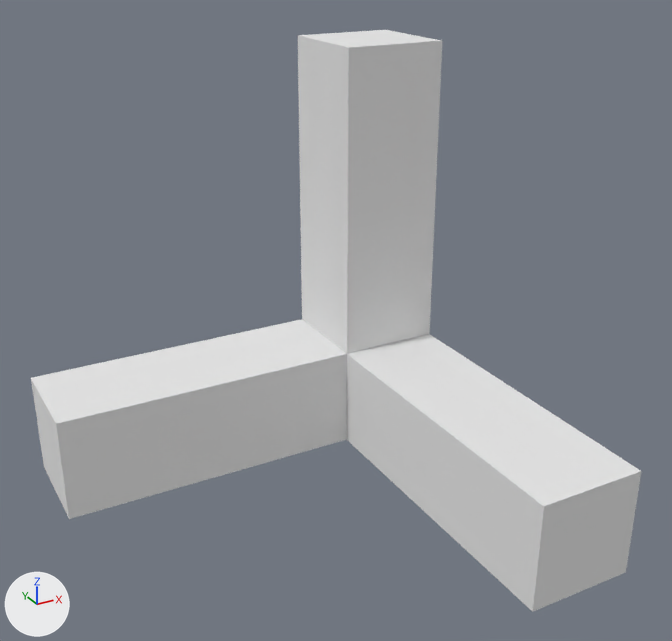
What one commit did to the OBJ model Resources/axis/axis.obj.
Camera for both pictures: a camera (50 mm lens) standing at (-2.81, -4.73, 2.75) and looking at (-0.75, -0.98, 0.88). Every picture has the same lights, and +X, +Y and +Z are marked at lower left. The first picture is the older version. Where no turn or scale is listed for an object, it has been applied to the vertices.

Script lines for the objects in view, before the commit:
```python
mat_material_001 = principled_material('Material.001')
mat_material_001.base_color = (0.8, 0.8, 0.8)  # white #e7e7e7
mat_material_001.roughness = 1.0
me_cube_001 = bpy.data.meshes.new('Cube.001')
me_cube_001.from_pydata(...)  # 44 vertices, 36 faces; spans x -2.05..0.3, y -2.1..0.3, z -0.3..2.09
me_cube_001.materials.append(mat_material_001)  # white #e7e7e7
ob_cube_001 = bpy.data.objects.new('Cube.001', me_cube_001)
ob_cube_001.location = (0.0, 0.0, 0.0)
```
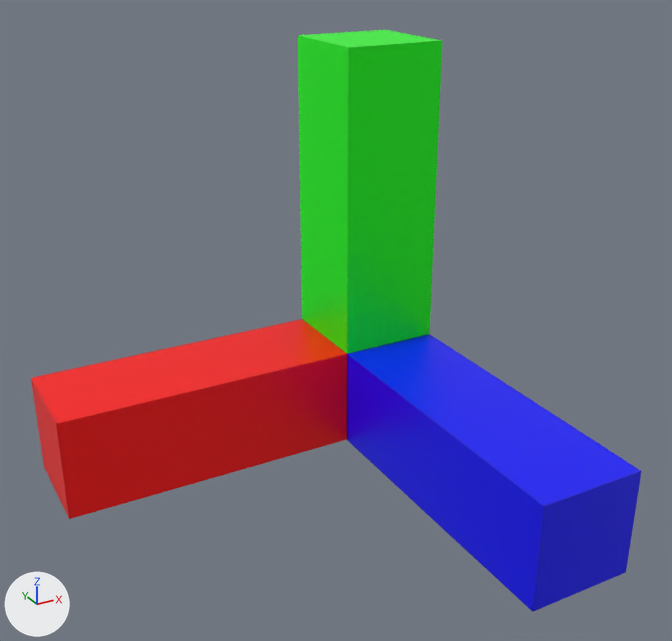
Location of each change, [x1, y1, x2, y2] in pixels of the pictures (672 x 641 px):
'Cube.001', surface changed (darker): [31, 30, 641, 612] in both

What the commit changed:
Picture 'axis.jpg' (img_axis_jpg) is new.
In material 'Material.001' (mat_material_001), base_color is no longer (0.8, 0.8, 0.8), white #e7e7e7.
In material 'Material.001' (mat_material_001), texture is now set to img_axis_jpg.
In material 'Material.001' (mat_material_001), roughness goes from 1.0 to 0.4.
